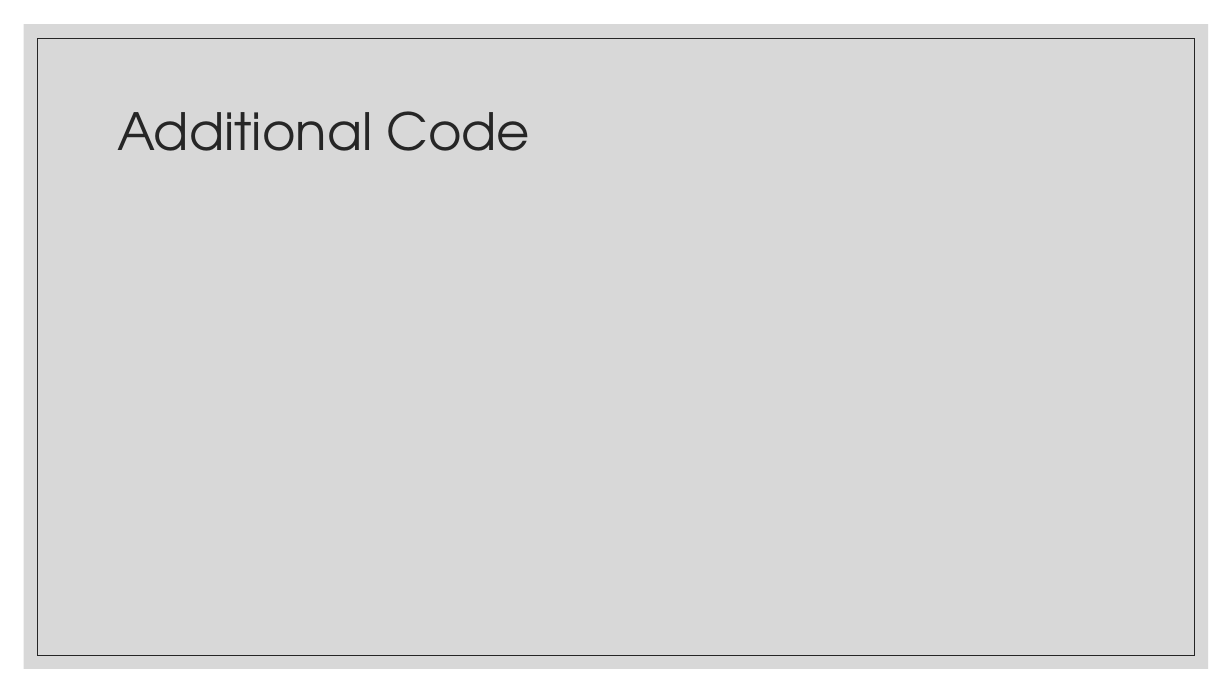
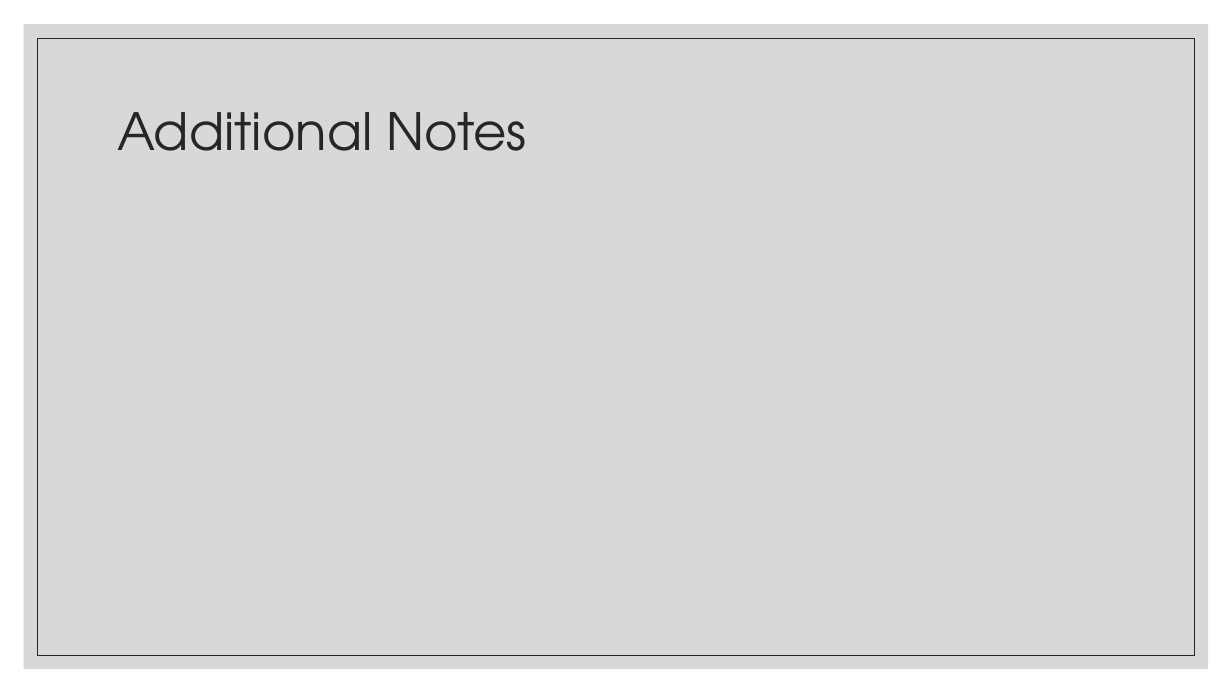
Before and after one commit to KershawK5646/CapstoneProject, a slide deck: slide 11 of Presentation/MakerSpace.pptx. Drawn at 1232x693 pixels with LibreOffice and Linux fonts; fonts in the diff are those of the drawing. Boxes give left, top, right and bottom in pixels: in the first picture for what was removed or moved away, otherwise in the second. Text is boxed around its words. In the diff, an @@ line names an element or a change of style, - is before the commit and + after.

```diff
--- a/Presentation/MakerSpace.pptx
+++ b/Presentation/MakerSpace.pptx
@@ title at box(117, 112, 526, 151): text changed @@
-Additional Code
+Additional Notes
```
Also in this commit, not shown: 5 other slides changed.
